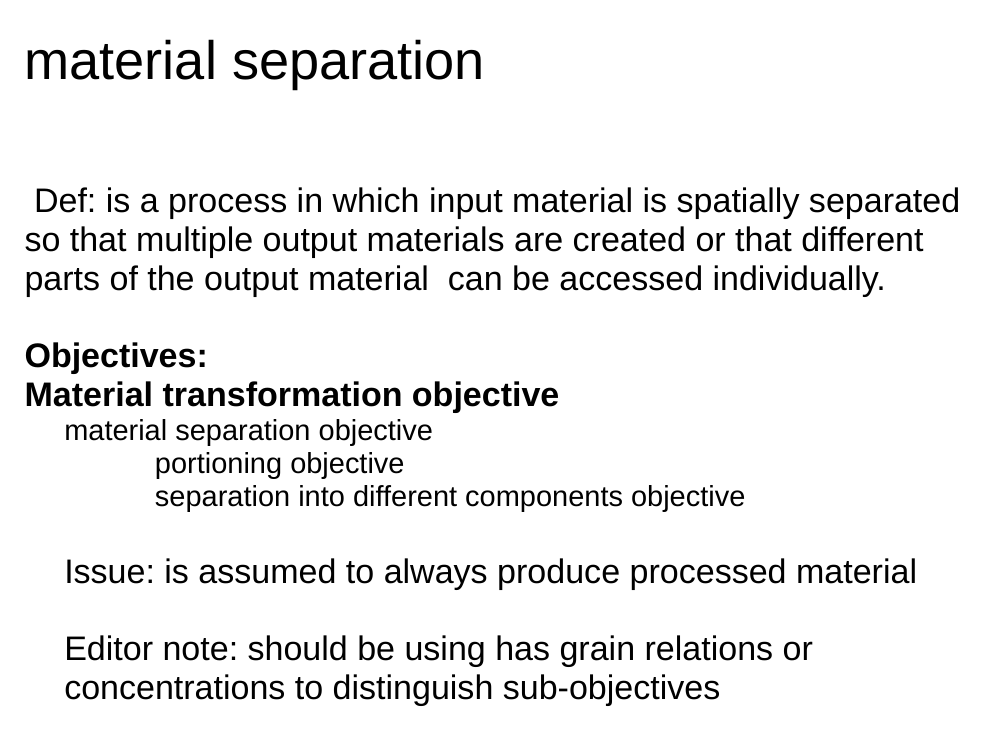
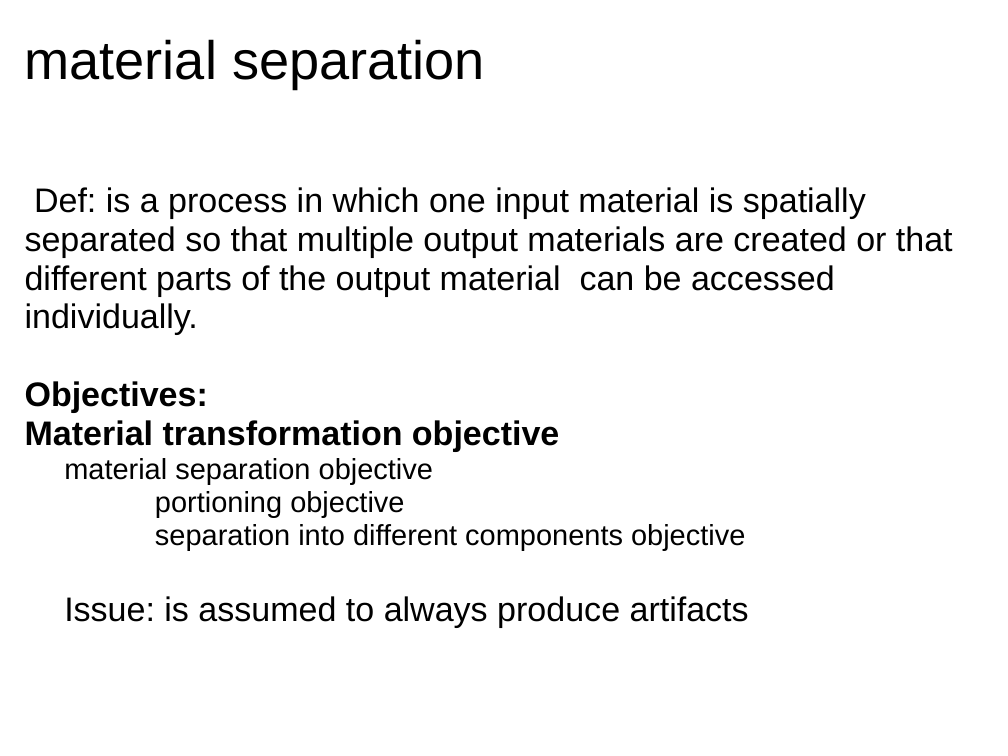
Before and after one commit to obi-ontology/obi-legacy-svn, a slide deck: slide 12 of trunk/docs/developer/PlanAndPlannedProcessDocs/Plans_and_Planned_Processes.ppt. Drawn at 1008x756 pixels with LibreOffice and Linux fonts; fonts in the diff are those of the drawing. Boxes give left, top, right and bottom in pixels: in the first picture for what was removed or moved away, otherwise in the second. Text is boxed around its words. In the diff, an @@ line names an element or a change of style, - is before the commit and + after.

```diff
--- a/trunk/docs/developer/PlanAndPlannedProcessDocs/Plans_and_Planned_Processes.ppt
+++ b/trunk/docs/developer/PlanAndPlannedProcessDocs/Plans_and_Planned_Processes.ppt
@@ text at [25,187,953,335]: text changed @@
-Def: is a process in which input material is spatially separated so that multiple output materials are created or that different parts of the output material can be accessed individually.
+Def: is a process in which one input material is spatially separated so that multiple output materials are created or that different parts of the output material can be accessed individually.
@@ text at [64,596,749,628]: text changed @@
-Issue: is assumed to always produce processed material
-Editor note: should be using has grain relations or concentrations to distinguish sub-objectives
+Issue: is assumed to always produce artifacts
```
Also in this commit, not shown: 10 other slides changed.
